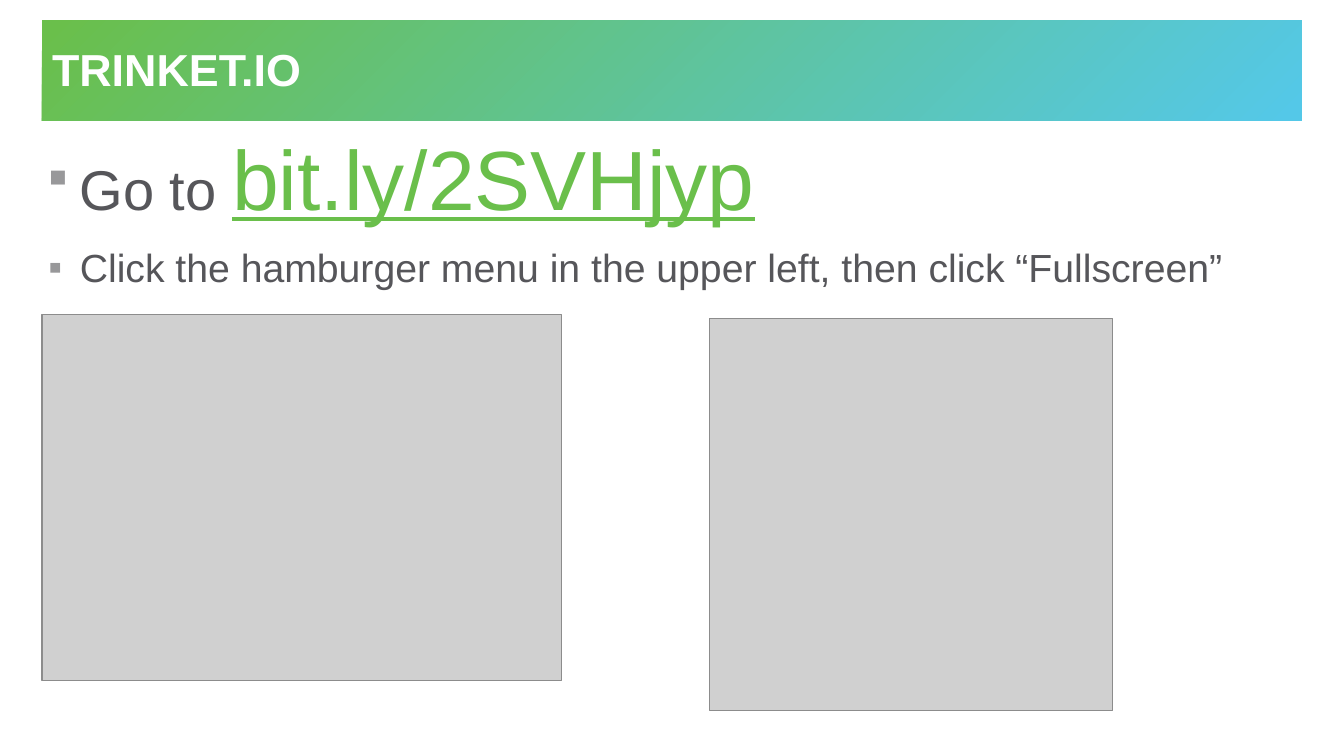
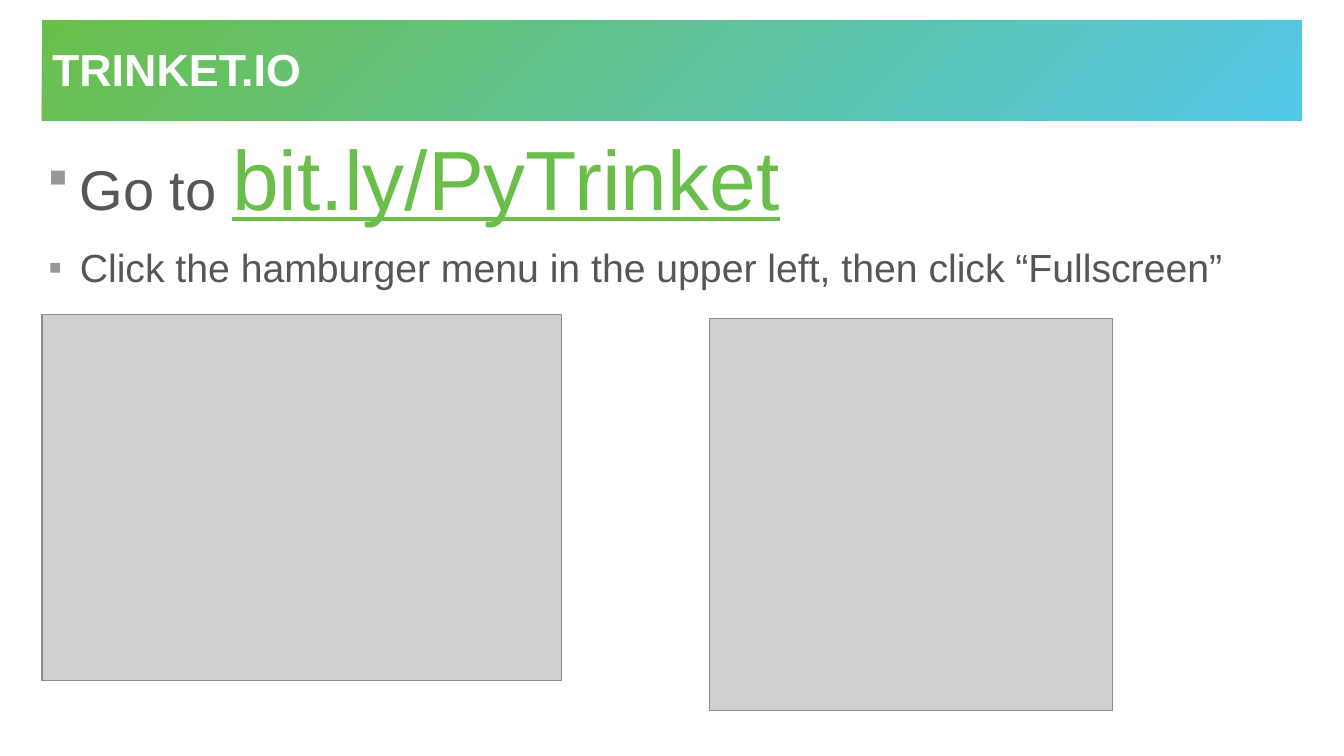
Before and after one commit to hylandtechoutreach/python-camp, a slide deck: slide 6 of ProgrammingWithPython.pptx. Drawn at 1344x756 pixels with LibreOffice and Linux fonts; fonts in the diff are those of the drawing; grey boxes stand for pictures. Boxes give left, top, right and bottom in pixels: in the first picture for what was removed or moved away, otherwise in the second. Text is boxed around its words. In the diff, an @@ line names an element or a change of style, - is before the commit and + after.

```diff
--- a/ProgrammingWithPython.pptx
+++ b/ProgrammingWithPython.pptx
@@ text at [80,149,779,225]: text changed @@
-▪ Go to bit.ly/2SVHjyp
+▪ Go to bit.ly/PyTrinket
```
Also in this commit, not shown: 2 other slides changed, 1 slide added, 5 other files.
